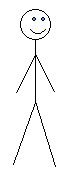
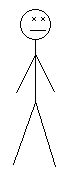
Two versions of the same layered image (70 x 170). Layer-by-layer changes:
added layer "oko-l-mrtve" above "oko-r-mrtve" over [32, 17, 36, 21]
added layer "oko-r-mrtve" above "pusa-mrtva" over [41, 17, 45, 21]
added layer "pusa-mrtva" above "pusa" over [30, 30, 46, 31]
hid "pusa" over [30, 29, 46, 34]
hid "oko-r" over [41, 17, 45, 21]
hid "oko-l" over [32, 17, 36, 21]
